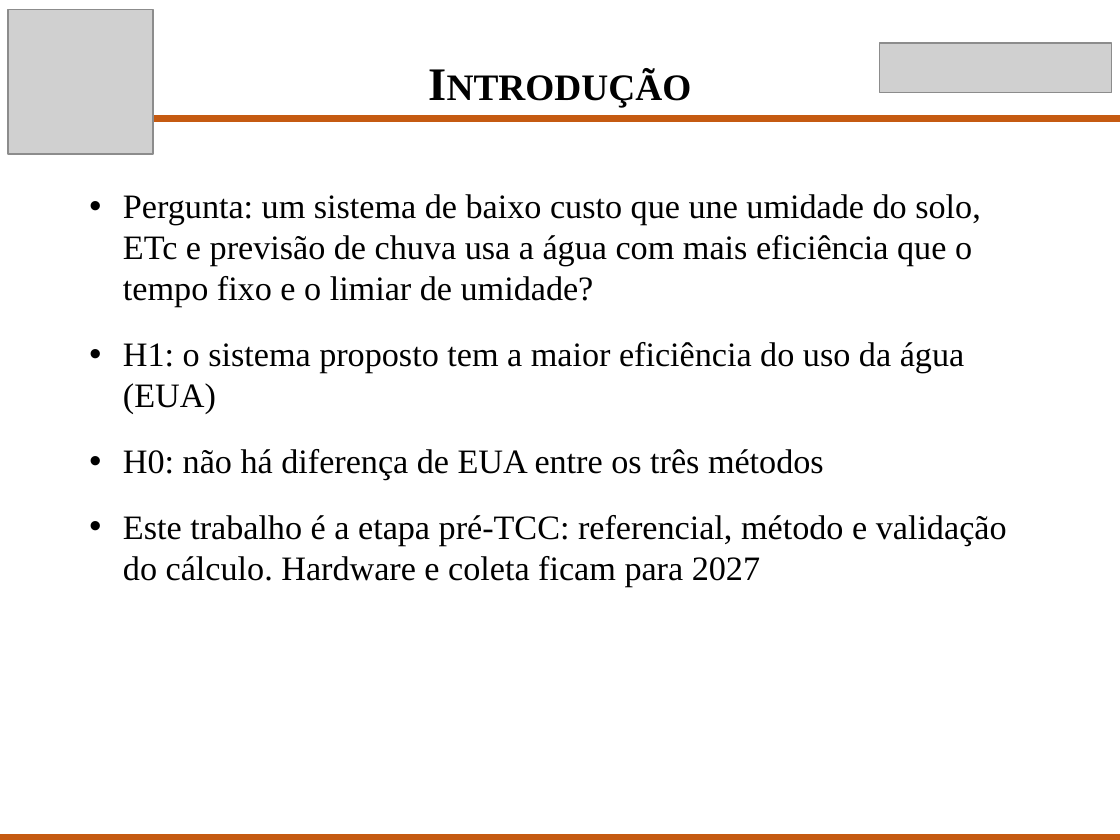
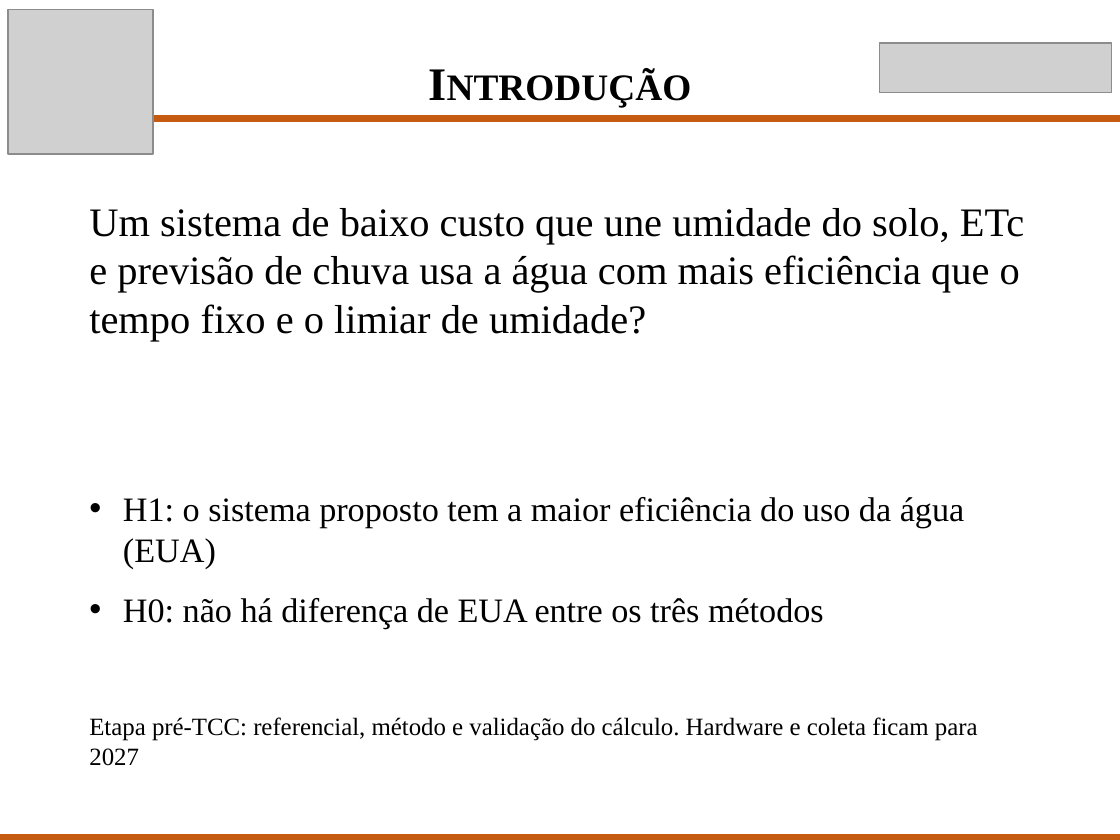
Before and after one commit to Scaglia05/irrigacao-inteligente, a slide deck: slide 4 of docs/p2/Apresentacao_TCC_P2.pptx. Drawn at 1120x840 pixels with LibreOffice and Linux fonts; fonts in the diff are those of the drawing; grey boxes stand for pictures. Boxes give left, top, right and bottom in pixels: in the first picture for what was removed or moved away, otherwise in the second. Text is boxed around its words. In the diff, an @@ line names an element or a change of style, - is before the commit and + after.

```diff
--- a/docs/p2/Apresentacao_TCC_P2.pptx
+++ b/docs/p2/Apresentacao_TCC_P2.pptx
@@ text at (x1=89, y1=208, x2=1025, y2=341): text changed; size 22 to 26 pt @@
-• Pergunta: um sistema de baixo custo que une umidade do solo, ETc e previsão de chuva usa a água com mais eficiência que o tempo fixo e o limiar de umidade?
-• H1: o sistema proposto tem a maior eficiência do uso da água (EUA)
-• H0: não há diferença de EUA entre os três métodos
-• Este trabalho é a etapa pré-TCC: referencial, método e validação do cálculo. Hardware e coleta ficam para 2027
+Um sistema de baixo custo que une umidade do solo, ETc e previsão de chuva usa a água com mais eficiência que o tempo fixo e o limiar de umidade?
@@ text added at (x1=123, y1=497, x2=965, y2=629), 22 pt, text #000000 @@
+• H1: o sistema proposto tem a maior eficiência do uso da água (EUA)
+• H0: não há diferença de EUA entre os três métodos
@@ text added at (x1=89, y1=717, x2=978, y2=766), 16 pt, text #000000 @@
+Etapa pré-TCC: referencial, método e validação do cálculo. Hardware e coleta ficam para 2027
```
Also in this commit, not shown: 6 other slides changed, 3 slides removed, 1 other file.
